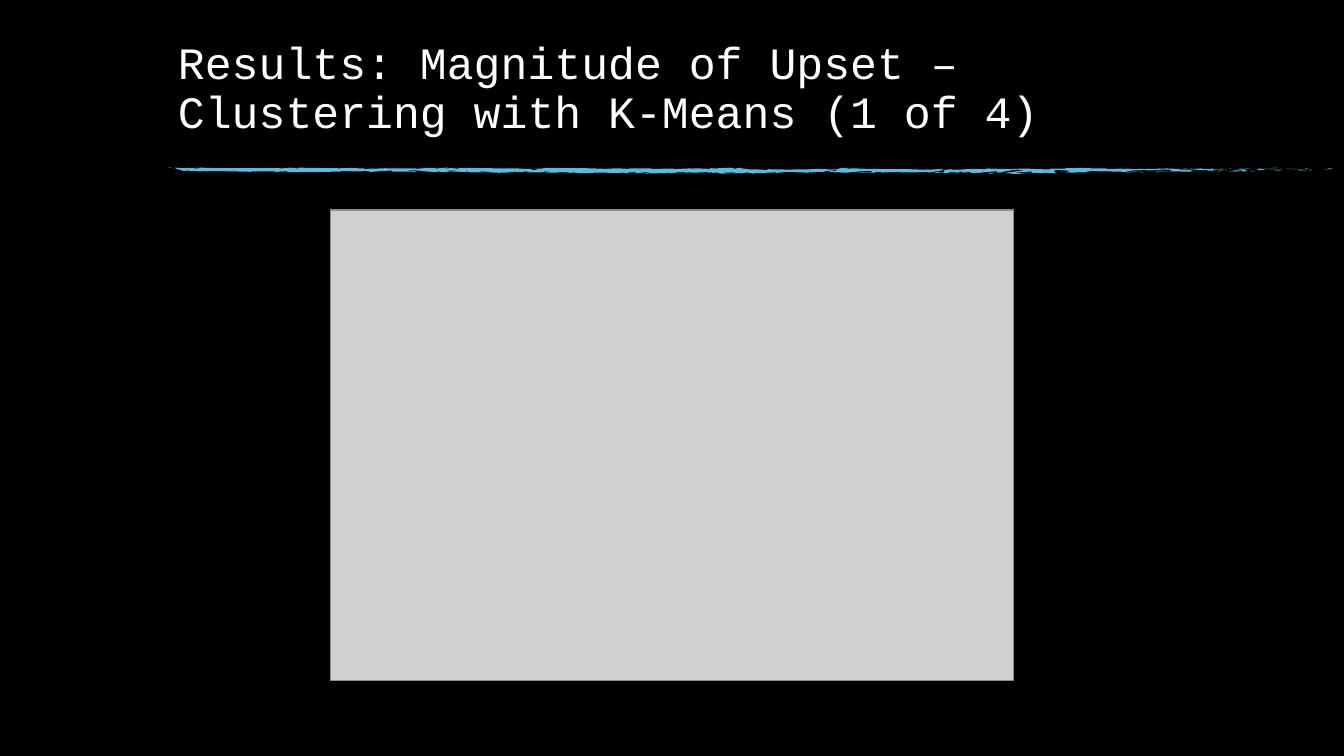
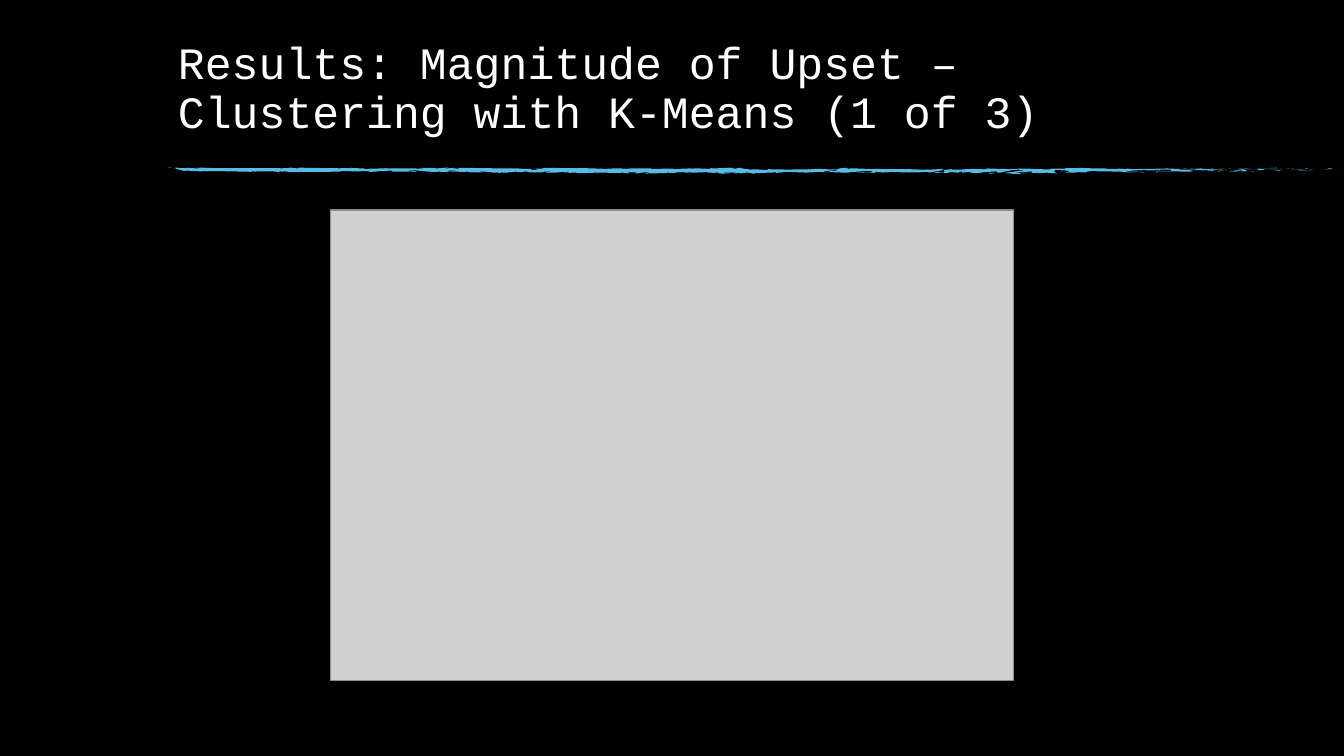
Before and after one commit to msnyde8/Graduate_Project-Upset_Potential, a slide deck: slide 12 of Upset Potential in the NFL.pptx (slide 13 before the commit). Drawn at 1344x756 pixels with LibreOffice and Linux fonts; fonts in the diff are those of the drawing; grey boxes stand for pictures; background and template pictures are left out. Boxes give left, top, right and bottom in pixels: in the first picture for what was removed or moved away, otherwise in the second. Text is boxed around its words. In the diff, an @@ line names an element or a change of style, - is before the commit and + after.

Commit message:
Updates at work to paper with new upset classification data and slides to match

```diff
--- a/Upset Potential in the NFL.pptx
+++ b/Upset Potential in the NFL.pptx
@@ title at (178, 47, 1039, 138): text changed @@
-Results: Magnitude of Upset – Clustering with K-Means (1 of 4)
+Results: Magnitude of Upset – Clustering with K-Means (1 of 3)
```
Also in this commit, not shown: 11 other slides changed, 1 slide added, 6 slides removed, 1 other file.
